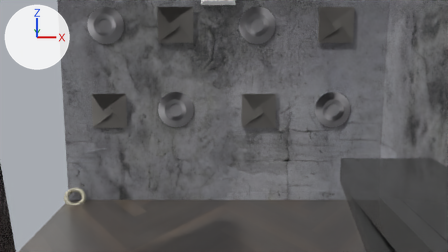
One commit to the Blender file Models/AllTogether/AllInOne07.blend: the scene before it, then after it.
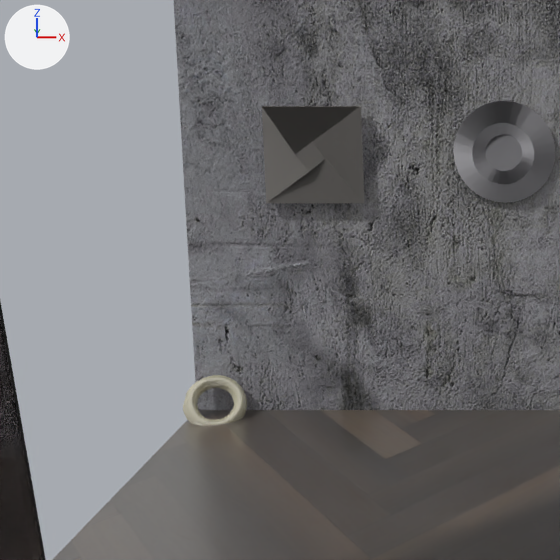
Old and new are each drawn from the file's camera 'Camera' and again close up on the part from 0% to 44% of the width and 22% to 100% of the height. The axes (+X, +Y, +Z) are drawn at upper left. The lights are the same throughout.

The older version as bpy lines, for what is in view:
```python
ob_cup = bpy.data.objects.new('Cup', me_cup_001)
ob_cup.location = (0.911, 1.287, 0.101)
ob_cup.rotation_euler = (1.529, 0.0, 0.0)  # degrees (88, 0, 0)
ob_donut = bpy.data.objects.new('Donut', None)
ob_donut.location = (-0.941, 1.45, 0.0807)
ob_donut.rotation_euler = (0.826, 0.44, 0.0)  # degrees (47, 25, 0)
ob_donuticing = bpy.data.objects.new('DonutIcing', me_donuticing_001)
ob_donuticing.parent = ob_donut
ob_donuticing.location = (0.924, -0.0538, 0.485)
ob_donuticing.scale = (0.053, 0.053, 0.0794)
ob_plate = bpy.data.objects.new('Plate', me_plate_001)
ob_plate.location = (0.895, 1.443, 0.145)
ob_plate.rotation_euler = (1.05, 0.0, -0.328)  # degrees (60, 0, -19)
# also in view: 'LightDecorRound.007' at (-0.3, 1.48, 0.64); 'MirrorRotator' at (-0.91, -0.01, 0.94); 'Floor' at (0.0, 0.0, 0.0); 'Back' at (0.0, 1.55, 1.25); 'LightDecorSquareTwist.007' at (-0.71, 1.47, 0.63)
```
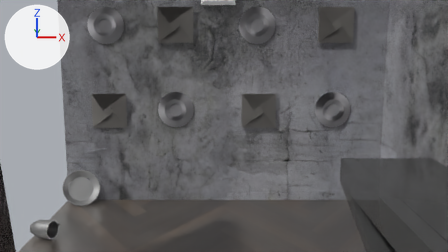
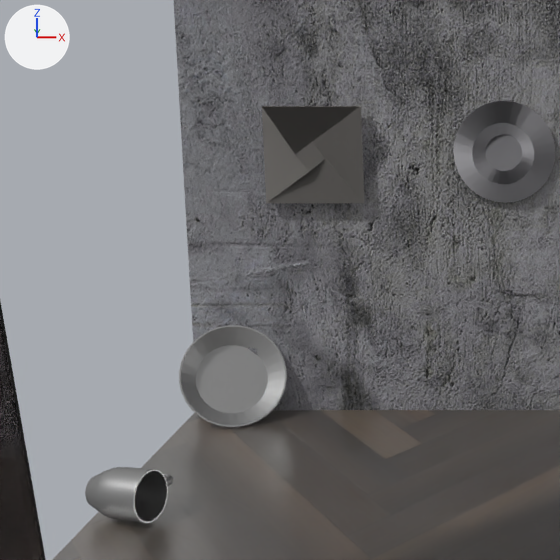
ob_donut is not drawn itself; it is the parent of ob_donutbase, ob_donuticing.

Boxes (x1, y1, x2, y2) around the edits, measured in the close-ups (560 x 560 px):
'Plate', moved, turned (not visible before)
    after: (179, 325, 287, 427)
'Cup', moved, turned (not visible before)
    after: (85, 467, 173, 523)
'DonutIcing', moved, turned (not visible afterwards)
    before: (183, 375, 247, 426)

What the commit changed:
Object 'Plate' (ob_plate) moves from (0.895, 1.443, 0.145) to (-0.898, 1.443, 0.145).
Object 'Plate' (ob_plate) turns from (60, 0, -19) to (60, 0, 25) degrees about x, y and z.
Object 'Cup' (ob_cup) moves from (0.911, 1.287, 0.101) to (-0.927, 0.877, 0.101).
Object 'Cup' (ob_cup) turns from (88, 0, 0) to (88, 0, 72) degrees about x, y and z.
Object 'Donut' (ob_donut) moves from (-0.941, 1.45, 0.0807) to (0.94, 1.45, 0.0807).
Object 'Donut' (ob_donut) turns from (47, 25, 0) to (47, 20, -33) degrees about x, y and z.
